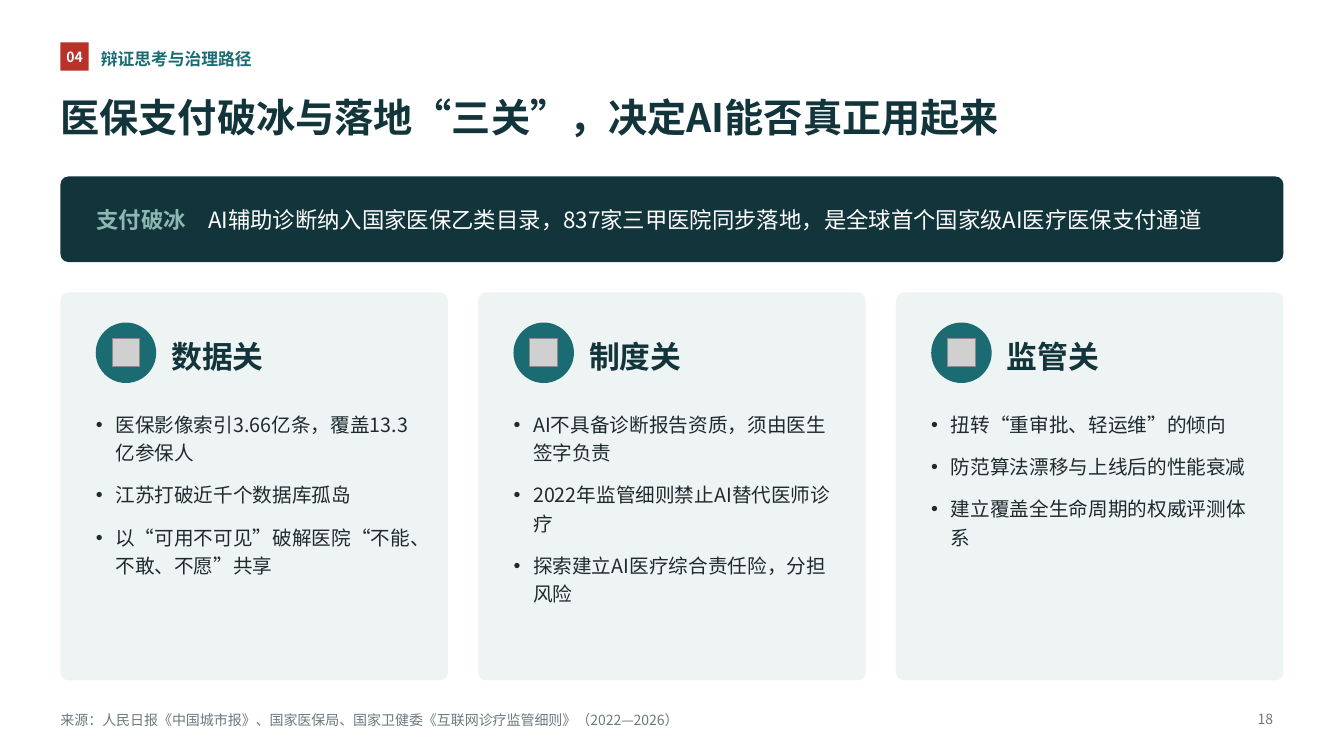
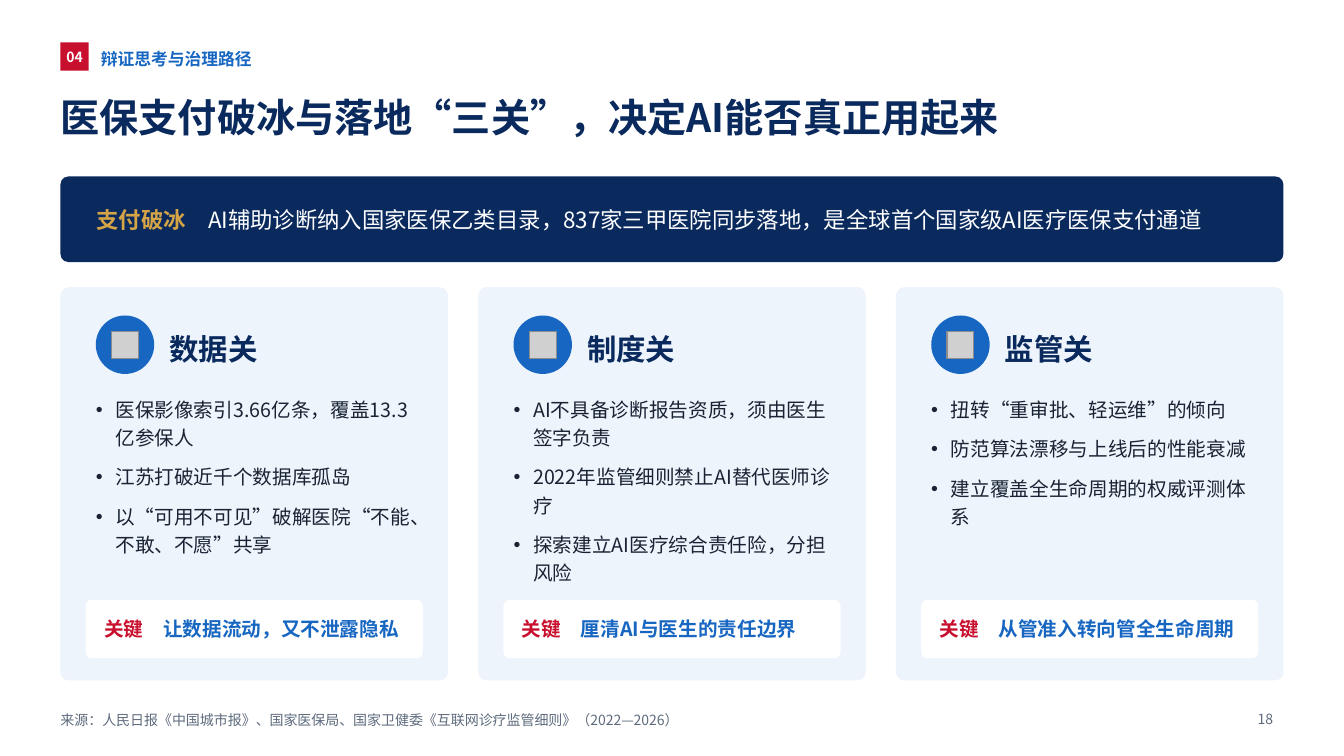
Before and after one commit to query11/test, a slide deck: slide 18 of AI新质生产力赋能中国式医疗现代化_优化版.pptx. Drawn at 1344x756 pixels with LibreOffice and Linux fonts; fonts in the diff are those of the drawing; grey boxes stand for pictures. Boxes give left, top, right and bottom in pixels: in the first picture for what was removed or moved away, otherwise in the second. Text is boxed around its words. In the diff, an @@ line names an element or a change of style, - is before the commit and + after.

```diff
--- a/AI新质生产力赋能中国式医疗现代化_优化版.pptx
+++ b/AI新质生产力赋能中国式医疗现代化_优化版.pptx
@@ rectangle "04" at (60, 42, 89, 71): fill #B8322A to #C8102E @@
@@ text "辩证思考与治理路径" at (101, 50, 252, 67): text colour #1B6B73 to #1767C2 @@
@@ title "医保支付破冰与落地“三关”，决定AI能否真正用起来" at (60, 98, 998, 137): text colour #12343B to #0A2A5E @@
@@ rounded rectangle "支付破冰 AI辅助诊断纳入国家医保乙类目录，837家三甲医院同步落地，是全球首个国家级AI医疗医保支付通道" at (60, 176, 1284, 262): text colour #8DB8B2 to #D4A447 in "支付破冰"; fill #12343B to #0A2A5E @@
@@ rounded rectangle: place and size @@
-rounded rectangle at (60, 292, 448, 681)
+rounded rectangle at (60, 287, 448, 681)
@@ rounded rectangle: place and size @@
-rounded rectangle at (478, 292, 865, 681)
+rounded rectangle at (478, 287, 865, 681)
@@ fill #EEF4F3 to #EDF4FC in 3 elements at (60, 287, 448, 681), (478, 287, 865, 681), (896, 287, 1284, 681) @@
@@ rounded rectangle: place and size @@
-rounded rectangle at (896, 292, 1284, 681)
+rounded rectangle at (896, 287, 1284, 681)
@@ 3 pictures, 3 ellipses, 1 text: place and size @@
-3 pictures, 3 ellipses, 1 text at (96, 323, 992, 383)
+3 pictures, 3 ellipses, 1 text at (96, 316, 990, 374)
@@ fill #1B6B73 to #1767C2 in 3 elements at (96, 316, 154, 374), (513, 316, 572, 374), (932, 316, 990, 374) @@
@@ size 22 to 21 pt, text colour #12343B to #0A2A5E in 3 elements at (169, 335, 257, 363), (587, 335, 675, 363), (1005, 335, 1093, 363) @@
@@ text "医保影像索引3.66亿条，覆盖13.3亿参保人": place and size @@
-text "医保影像索引3.66亿条，覆盖13.3亿参保人" at (115, 415, 429, 575)
+text "医保影像索引3.66亿条，覆盖13.3亿参保人" at (115, 400, 429, 554)
@@ text "AI不具备诊断报告资质，须由医生签字负责": place and size @@
-text "AI不具备诊断报告资质，须由医生签字负责" at (533, 415, 826, 603)
+text "AI不具备诊断报告资质，须由医生签字负责" at (533, 400, 826, 582)
@@ text colour #1F2A2E to #1A2333; less space between paragraphs in 3 elements at (115, 400, 429, 554), (533, 400, 826, 582), (951, 400, 1246, 526) @@
@@ text "扭转“重审批、轻运维”的倾向": place and size @@
-text "扭转“重审批、轻运维”的倾向" at (951, 415, 1246, 547)
+text "扭转“重审批、轻运维”的倾向" at (951, 400, 1246, 526)
@@ rounded rectangle added at (86, 600, 422, 658), fill #FFFFFF, 14 pt, text #1767C2, bold @@
+关键 让数据流动，又不泄露隐私
@@ rounded rectangle added at (503, 600, 840, 658), fill #FFFFFF, 14 pt, text #1767C2, bold @@
+关键 厘清AI与医生的责任边界
@@ rounded rectangle added at (922, 600, 1258, 658), fill #FFFFFF, 14 pt, text #1767C2, bold @@
+关键 从管准入转向管全生命周期
@@ text "来源：人民日报《中国城市报》、国家医保局、国家卫健委《互联网诊疗监管细则》（2022—2026）" at (60, 713, 678, 726): text colour #6B7A7E to #5E6B7D @@
@@ page number at (1258, 713, 1274, 724): text colour #6B7A7E to #5E6B7D @@
```
Also in this commit, not shown: 34 other slides changed, 2 slides added, 1 slide removed.
